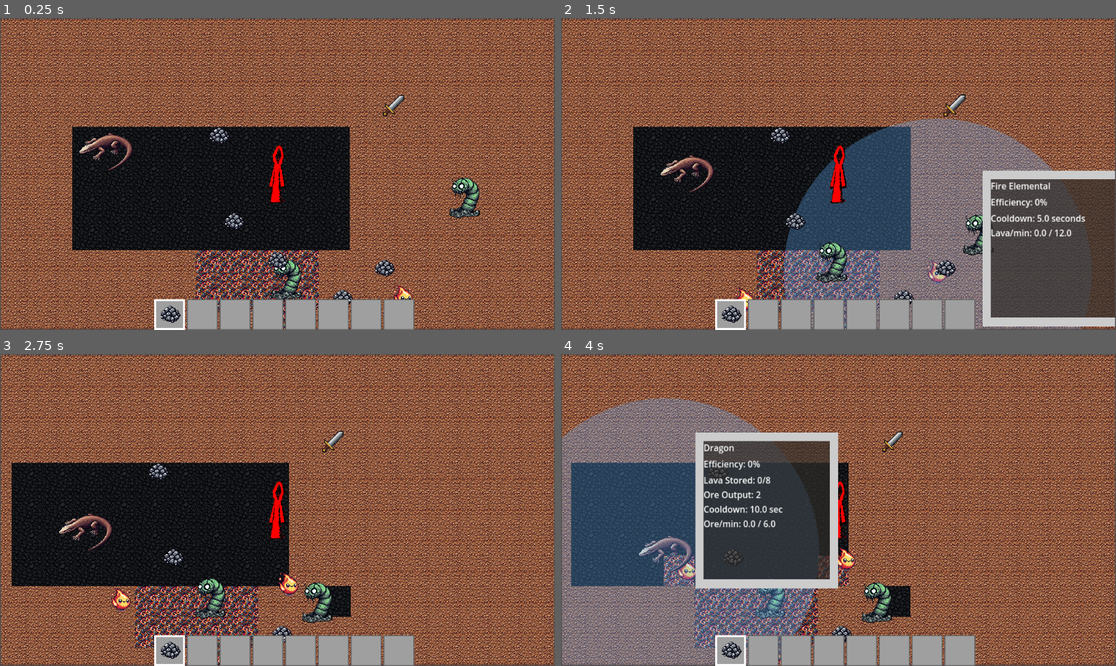
Above: before the commit, frames 1-4 (two rows, left to right).
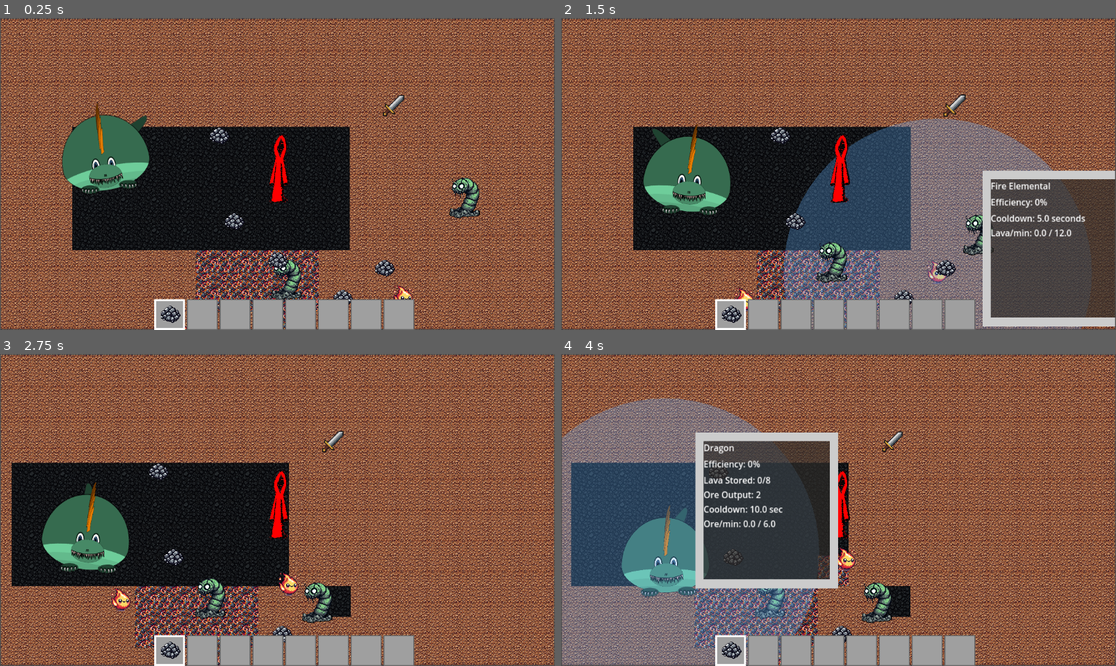
Above: after the commit, the same moments.

Repository: aaronjmcd2/ecomonster-project
Game: Godot game, scene res://scenes/Main.tscn
Same seed, same stepped clock (60 frames per second), same inputs: the game is played once before the commit and once after it.
Inputs (mouse positions are in pixels of both pictures, inside the frame that each line leads up to):
- Up to frame 1 (0.25 s): no input
- Up to frame 2 (1.5 s): drag from (744, 329) to (794, 220) at 0.52 s; drag from (943, 276) to (794, 220) at 1.27 s
- Up to frame 3 (2.75 s): move the mouse to (399, 584) at 2.02 s; hold Right (ui_right) from 2.03 s (still down); hold Space (use_item) from 2.03 s (still down); click (399, 584) at 2.17 s
- Up to frame 4 (4 s): release Right (ui_right) at 2.75 s; release Space (use_item) at 2.75 s; drag from (771, 597) to (894, 441) at 2.77 s; drag from (655, 541) to (894, 441) at 3.52 s

The runs differ from the first frame. In frame 1, 3.4% of the frame differs, in the area x 11-53%, y 27-60%; in frame 2, 3.5%, in the area x 14-53%, y 34-64%; in frame 3, 3.4%; in frame 4, 3.1%.

Commit message:
added new dragon sprite and animation

Diff:
--- a/scenes/Dragon.tscn
+++ b/scenes/Dragon.tscn
@@ -1,12 +1,67 @@
-[gd_scene load_steps=6 format=3 uid="uid://b7he5tq8l7t7i"]
+[gd_scene load_steps=18 format=3 uid="uid://b7he5tq8l7t7i"]
 
 [ext_resource type="Script" uid="uid://d2fbxnvdgoy1v" path="res://scripts/Dragon.gd" id="1_yknt0"]
 [ext_resource type="PackedScene" uid="uid://d34k3bh2ptavc" path="res://scenes/IronOreDrop.tscn" id="2_2awct"]
-[ext_resource type="Texture2D" uid="uid://c7s8yh63ldkjh" path="res://sprites/Monsters/Dragon.png" id="2_q2k8u"]
+[ext_resource type="Texture2D" uid="uid://c8lry6q258q0" path="res://sprites/Monsters/Dragon/dragon-idle0000.png" id="3_jjn10"]
 [ext_resource type="Script" uid="uid://8ui1tawala6c" path="res://scripts/SearchRadiusDisplay.gd" id="4_2awct"]
+[ext_resource type="Texture2D" uid="uid://dm45scrbfdc6h" path="res://sprites/Monsters/Dragon/dragon-idle0001.png" id="4_t2axl"]
+[ext_resource type="Texture2D" uid="uid://dq2xqs1pwxsct" path="res://sprites/Monsters/Dragon/dragon-idle0002.png" id="5_2mrcb"]
+[ext_resource type="Texture2D" uid="uid://bwqqwqll8owup" path="res://sprites/Monsters/Dragon/dragon-idle0003.png" id="6_ngdy2"]
+[ext_resource type="Texture2D" uid="uid://c5y2dwfy4sg83" path="res://sprites/Monsters/Dragon/dragon-idle0004.png" id="7_ex7uv"]
+[ext_resource type="Texture2D" uid="uid://cnc1dq0kpbmwo" path="res://sprites/Monsters/Dragon/dragon-idle0005.png" id="8_gx5jg"]
+[ext_resource type="Texture2D" uid="uid://bto3fbmmmwysu" path="res://sprites/Monsters/Dragon/dragon-idle0006.png" id="9_onn22"]
+[ext_resource type="Texture2D" uid="uid://b36ialuxl0tgg" path="res://sprites/Monsters/Dragon/dragon-idle0007.png" id="10_qxjhd"]
+[ext_resource type="Texture2D" uid="uid://b2j1btm0esk5q" path="res://sprites/Monsters/Dragon/dragon-idle0008.png" id="11_xqcmr"]
+[ext_resource type="Texture2D" uid="uid://drwsrg8lj6yah" path="res://sprites/Monsters/Dragon/dragon-idle0009.png" id="12_vgls8"]
+[ext_resource type="Texture2D" uid="uid://bbqxp4fa8noqk" path="res://sprites/Monsters/Dragon/dragon-idle0010.png" id="13_8rk7y"]
+[ext_resource type="Texture2D" uid="uid://frg5ujcxldxa" path="res://sprites/Monsters/Dragon/dragon-idle0011.png" id="14_whvpt"]
 
-[sub_resource type="RectangleShape2D" id="RectangleShape2D_2awct"]
-size = Vector2(102, 35)
+[sub_resource type="SpriteFrames" id="SpriteFrames_2n00n"]
+animations = [{
+"frames": [{
+"duration": 1.0,
+"texture": ExtResource("3_jjn10")
+}, {
+"duration": 1.0,
+"texture": ExtResource("4_t2axl")
+}, {
+"duration": 1.0,
+"texture": ExtResource("5_2mrcb")
+}, {
+"duration": 1.0,
+"texture": ExtResource("6_ngdy2")
+}, {
+"duration": 1.0,
+"texture": ExtResource("7_ex7uv")
+}, {
+"duration": 1.0,
+"texture": ExtResource("8_gx5jg")
+}, {
+"duration": 1.0,
+"texture": ExtResource("9_onn22")
+}, {
+"duration": 1.0,
+"texture": ExtResource("10_qxjhd")
+}, {
+"duration": 1.0,
+"texture": ExtResource("11_xqcmr")
+}, {
+"duration": 1.0,
+"texture": ExtResource("12_vgls8")
+}, {
+"duration": 1.0,
+"texture": ExtResource("13_8rk7y")
+}, {
+"duration": 1.0,
+"texture": ExtResource("14_whvpt")
+}],
+"loop": true,
+"name": &"idle_down",
+"speed": 6.0
+}]
+
+[sub_resource type="CircleShape2D" id="CircleShape2D_0xo5m"]
+radius = 77.9295
 
 [node name="Dragon" type="CharacterBody2D" groups=["monsters"]]
 collision_layer = 2
@@ -14,12 +69,17 @@
 script = ExtResource("1_yknt0")
 ore_drop_scene = ExtResource("2_2awct")
 
-[node name="Sprite2D" type="Sprite2D" parent="."]
-texture = ExtResource("2_q2k8u")
+[node name="AnimatedSprite2D" type="AnimatedSprite2D" parent="."]
+position = Vector2(1, 2)
+scale = Vector2(0.394531, 0.394531)
+sprite_frames = SubResource("SpriteFrames_2n00n")
+animation = &"idle_down"
+frame = 4
+frame_progress = 0.544413
 
 [node name="CollisionShape2D" type="CollisionShape2D" parent="."]
-position = Vector2(-2, -7.5)
-shape = SubResource("RectangleShape2D_2awct")
+position = Vector2(1, 5)
+shape = SubResource("CircleShape2D_0xo5m")
 
 [node name="SearchRadiusDisplay" type="Node2D" parent="."]
 script = ExtResource("4_2awct")
--- a/scenes/Player.tscn
+++ b/scenes/Player.tscn
@@ -37,11 +37,11 @@
 }],
 "loop": true,
 "name": &"walk_down",
-"speed": 8.0
+"speed": 6.0
 }]
 
 [sub_resource type="RectangleShape2D" id="RectangleShape2D_mdl7e"]
-size = Vector2(32, 121)
+size = Vector2(28, 141.5)
 
 [node name="Player" type="CharacterBody2D"]
 collision_mask = 3
@@ -49,14 +49,14 @@
 
 [node name="AnimatedSprite2D" type="AnimatedSprite2D" parent="."]
 material = SubResource("ShaderMaterial_xsi7p")
-position = Vector2(0, 1)
-scale = Vector2(0.210938, 0.210938)
+position = Vector2(4.49997, -9.5468)
+scale = Vector2(0.246094, 0.246094)
 sprite_frames = SubResource("SpriteFrames_priom")
 animation = &"walk_down"
 frame_progress = 0.0358414
 
 [node name="CollisionShape2D" type="CollisionShape2D" parent="."]
-visible = false
+position = Vector2(0, -11)
 shape = SubResource("RectangleShape2D_mdl7e")
 
 [node name="Camera2D" type="Camera2D" parent="."]
--- a/scripts/Dragon.gd
+++ b/scripts/Dragon.gd
@@ -6,6 +6,7 @@
 
 @onready var tile_map_layer = get_node("/root/Main/TileMap/TileMapLayer")
 @onready var search_display := $SearchRadiusDisplay
+@onready var anim_sprite := $AnimatedSprite2D  # Add this to the top with the other @onready vars
 
 @export var search_radius: int = 10
 @export var max_lava_storage: int = 8
@@ -35,6 +36,8 @@
 	collision_mask = 1
 	if search_display:
 		search_display.set_radius(search_radius * 32)
+
+	anim_sprite.play("idle_down")  # <--- play animation here
 
 func _process(delta: float) -> void:
 	is_efficient = false
Binary file added: sprites/Monsters/Dragon/dragon-idle0000.png
Not shown, added: sprites/Monsters/Dragon/dragon-idle0000.png.import
Binary file added: sprites/Monsters/Dragon/dragon-idle0001.png
Not shown, added: sprites/Monsters/Dragon/dragon-idle0001.png.import
Binary file added: sprites/Monsters/Dragon/dragon-idle0002.png
Not shown, added: sprites/Monsters/Dragon/dragon-idle0002.png.import
Binary file added: sprites/Monsters/Dragon/dragon-idle0003.png
Not shown, added: sprites/Monsters/Dragon/dragon-idle0003.png.import
Binary file added: sprites/Monsters/Dragon/dragon-idle0004.png
Not shown, added: sprites/Monsters/Dragon/dragon-idle0004.png.import
Binary file added: sprites/Monsters/Dragon/dragon-idle0005.png
Not shown, added: sprites/Monsters/Dragon/dragon-idle0005.png.import
(and 14 more such lines)
